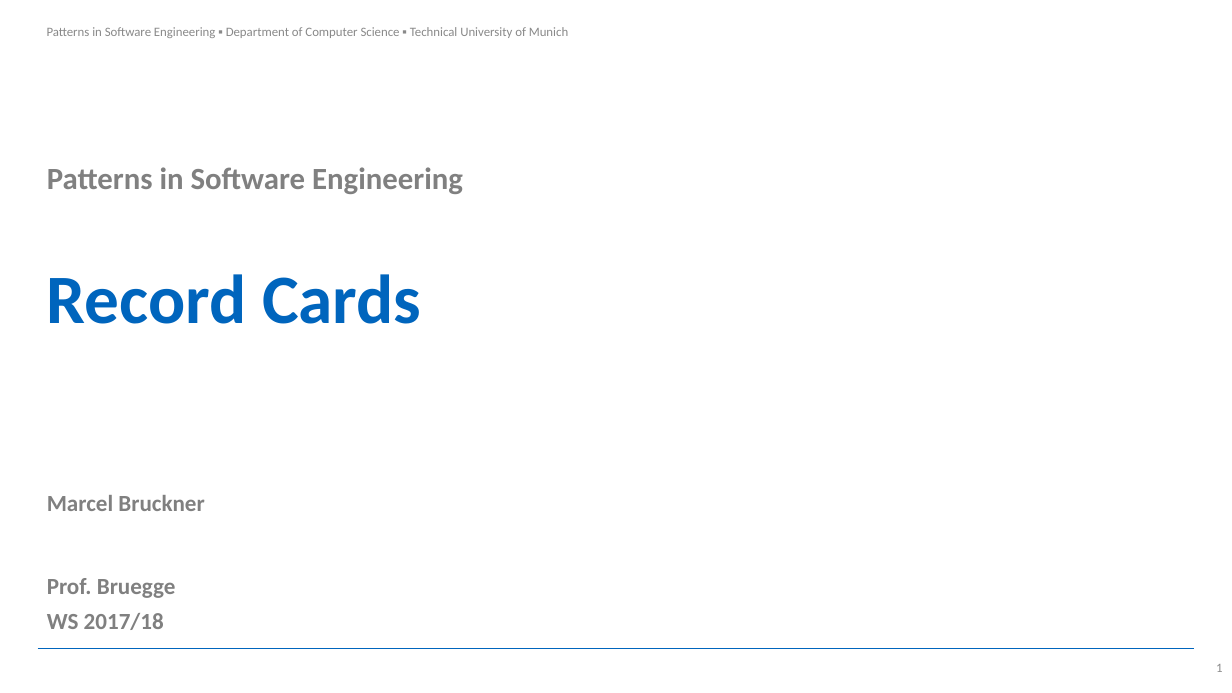
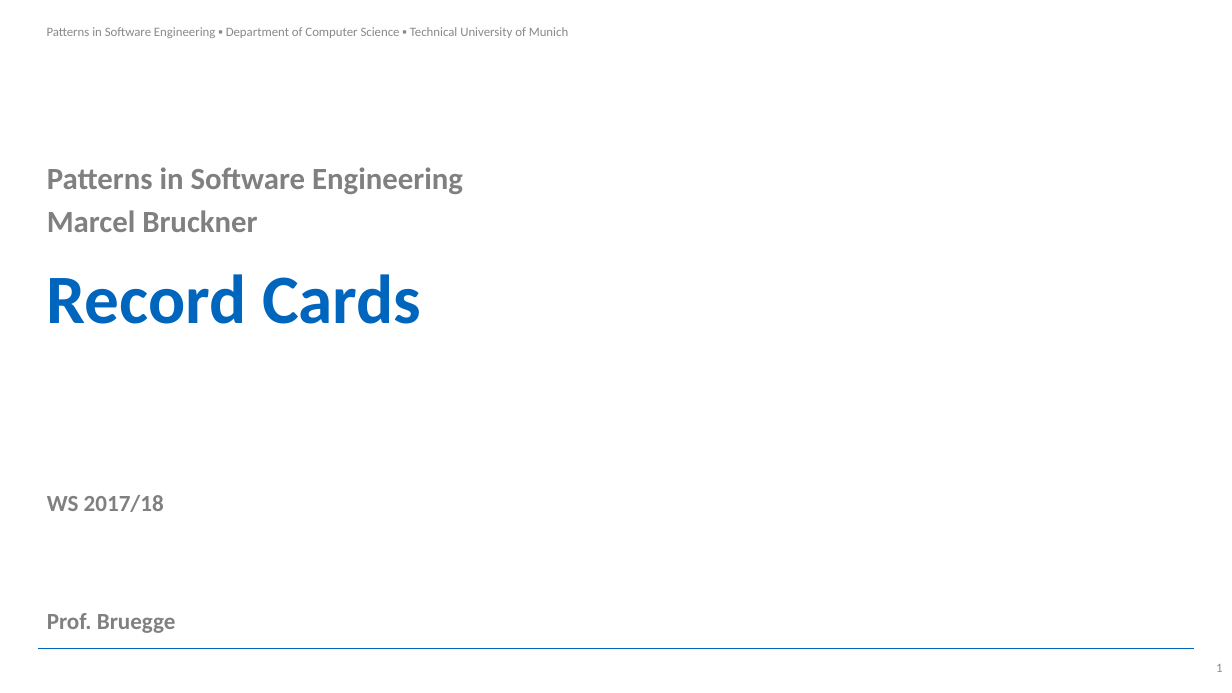
Before and after one commit to Brucknem-TUMProjects/pattern-in-software-engineering-summary, a slide deck: slide 1 of Record_cards/cards.pptx. Drawn at 1232x693 pixels with LibreOffice and Linux fonts; fonts in the diff are those of the drawing; background and template pictures are left out. Boxes give left, top, right and bottom in pixels: in the first picture for what was removed or moved away, otherwise in the second. Text is boxed around its words. In the diff, an @@ line names an element or a change of style, - is before the commit and + after.

Commit message:
Cards finished

```diff
--- a/Record_cards/cards.pptx
+++ b/Record_cards/cards.pptx
@@ text "Marcel Bruckner": place and size @@
-text "Marcel Bruckner" at bbox=[47, 495, 204, 511]
+text "Marcel Bruckner" at bbox=[47, 210, 257, 232]
@@ text "Marcel Bruckner" at bbox=[47, 210, 257, 232]: size 18 to 24 pt; more space between paragraphs @@
@@ text "WS 2017/18": place and size @@
-text "WS 2017/18" at bbox=[47, 613, 164, 630]
+text "WS 2017/18" at bbox=[47, 495, 164, 512]
@@ text "WS 2017/18" at bbox=[47, 495, 164, 512]: less space between paragraphs @@
@@ text "Prof. Bruegge": place and size @@
-text "Prof. Bruegge" at bbox=[47, 578, 176, 598]
+text "Prof. Bruegge" at bbox=[47, 613, 176, 633]
@@ text "Prof. Bruegge" at bbox=[47, 613, 176, 633]: more space between paragraphs @@
```
Also in this commit, not shown: 11 other slides changed, 89 slides added, 16 other files.
